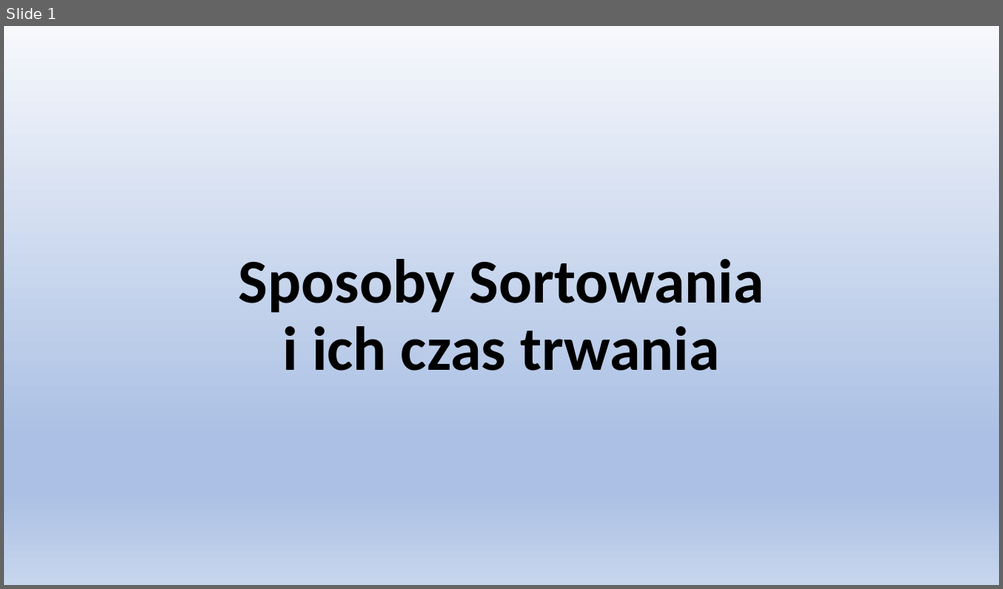
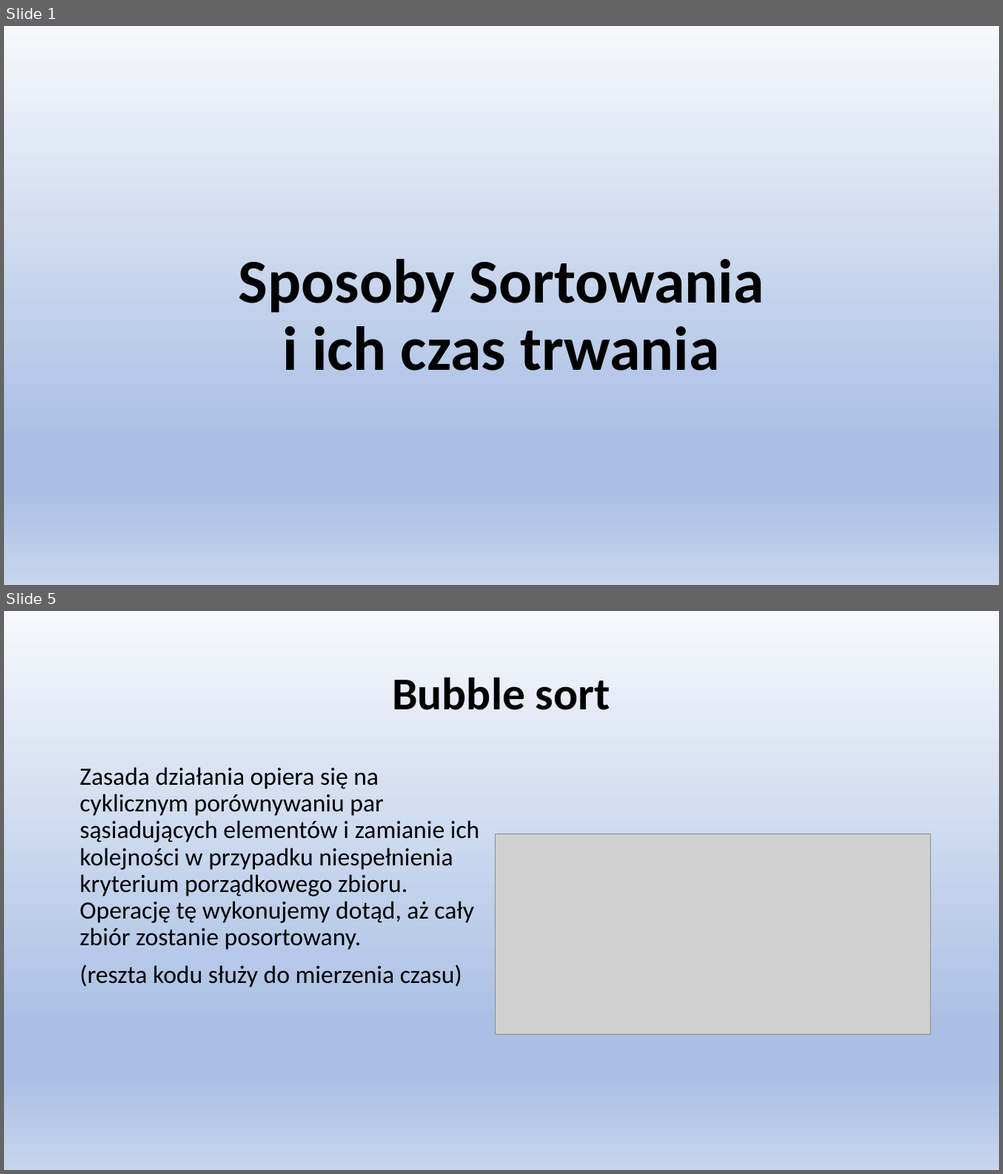
Before and after one commit to Binio77/Nowy-folder, a slide deck: Sposoby Sortowania.pptx. Shown one above the other, each under a label of ours: slide 1 before the commit, slides 1 and 5 after it; the slides between them are not shown. The pictures are 1003x589 and 1003x1174 pixels, drawn with LibreOffice and Linux fonts; fonts in the diff are those of the drawing; grey boxes stand for pictures. Boxes give left, top, right and bottom in pixels: in the first picture for what was removed or moved away, otherwise in the second. Text is boxed around its words. In the diff, an @@ line names an element or a change of style, - is before the commit and + after.

```diff
--- a/Sposoby Sortowania.pptx
+++ b/Sposoby Sortowania.pptx
@@ slide 5 added at box(4, 611, 999, 1170), background gradient #F6F8FC to #ABC0E4 to #C7D5ED @@
@@ title added at box(392, 677, 610, 710), 44 pt, text #000000, bold @@
+Bubble sort
@@ text added at box(79, 767, 480, 988), 24 pt, text #000000 @@
+Zasada działania opiera się na cyklicznym porównywaniu par sąsiadujących elementów i zamianie ich kolejności w przypadku niespełnienia kryterium porządkowego zbioru. Operację tę wykonujemy dotąd, aż cały zbiór zostanie posortowany.
+(reszta kodu służy do mierzenia czasu)
@@ picture added at box(495, 834, 930, 1035) @@
```
Also in this commit, not shown: 11 slides changed, 6 other slides added.
